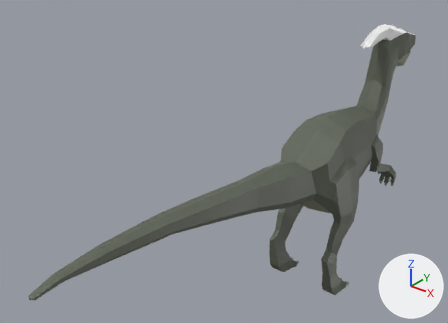
What one commit did to the glTF model src/content/animals/parasaurolophus/model/model.glb.
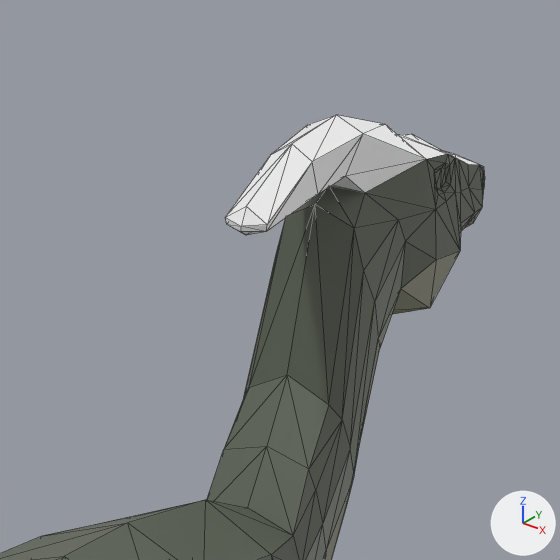
The first picture shows the older version from a 50 mm camera at (4.68, -8.32, 6.94) aimed at (-0.82, -1.45, 2.68). The close-ups show the older and then the newer version on the part from 70% to 96% of the width and 0% to 37% of the height of that picture. Only the edits that show in the close-ups are written down. The lights are fixed; the arrows at lower right show +X, +Y and +Z. The close-ups show mesh edges as thin lines. Where no turn or scale is listed for an object, it has been applied to the vertices. Vertices at exactly the same position are counted once.

The first close-up shows 'Parasaurolophus'.
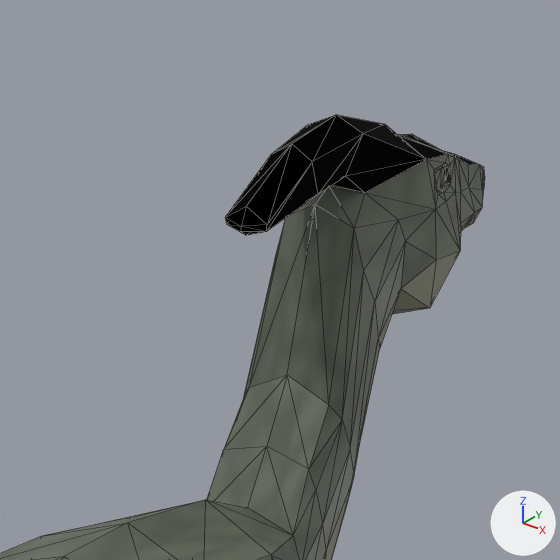
Location of each change, [x1, y1, x2, y2] in pixels of the close-ups (560 x 560 px):
```json
{"object": "Parasaurolophus", "change": "surface changed", "before": [225, 115, 480, 246], "after": [225, 115, 480, 246], "on screen": "white to black"}
```

The change, as JSON lines over the scene's bpy script:
```json
{"op": "add", "block": "img_bake_red", "code": ["img_bake_red = load_image('bake_Red', '_unpacked/bake_Red', 512, 512, 'sRGB')"]}
{"op": "add", "block": "img_bake_lightyellow", "code": ["img_bake_lightyellow = load_image('bake_LightYellow', '_unpacked/bake_LightYellow', 512, 512, 'sRGB')"]}
{"op": "add", "block": "img_bake_green", "code": ["img_bake_green = load_image('bake_Green', '_unpacked/bake_Green', 1024, 1024, 'sRGB')"]}
{"op": "remove", "block": "mat_green", "code": "mat_green.base_color = (0.115, 0.133, 0.0985)  # dark grey #5f6658"}
{"op": "add", "block": "mat_green", "code": "mat_green.texture = img_bake_green"}
{"op": "remove", "block": "mat_lightyellow", "code": "mat_lightyellow.base_color = (0.276, 0.281, 0.198)  # grey #8f907b"}
{"op": "add", "block": "mat_lightyellow", "code": "mat_lightyellow.texture = img_bake_lightyellow"}
{"op": "remove", "block": "mat_red", "code": "mat_red.base_color = (1.0, 1.0, 1.0)  # white #ffffff"}
{"op": "add", "block": "mat_red", "code": "mat_red.texture = img_bake_red"}
{"block": "me_cylinder", "where": "me_cylinder.from_pydata(...)  # 707 vertices, 1414 faces; spans x -0.7..0.7, y -5.61..3.39, z -0.01..4.3"}
{"block": "me_cylinder", "where": "# used by ob_parasaurolophus; location = (0.0, 0.0, 0.007)"}
{"block": "me_cylinder", "change": "me_cylinder part 1: texture (UV) coordinates changed"}
```
